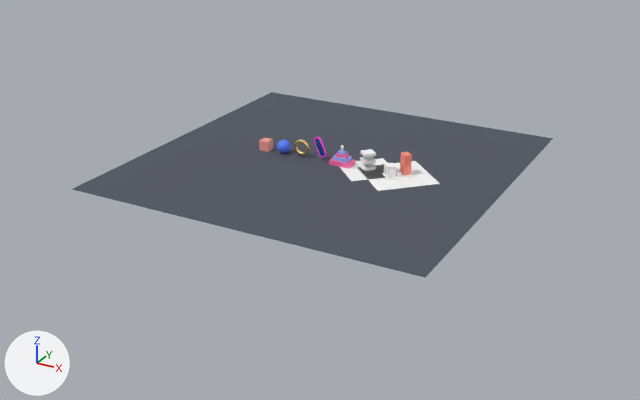
One commit to the Blender file blender/demo.blend: the scene before it, then after it.
Camera for both pictures: a camera (50 mm lens) standing at (50.2, -82.7, 36.4) and looking at (6.5, -3.2, -3.4). The lights are fixed; the arrows at lower left show +X, +Y and +Z. The picture after the commit comes second.

The first picture shows 'Blocks_Sheet', 'Floor' and 17 more.
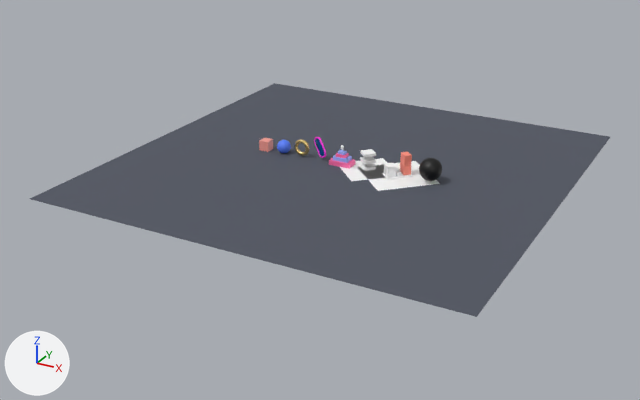
The change, as a list of edits to the scene's bpy script:
```text
Add mat_halo_shade:
    mat_halo_shade = principled_material('Halo_Shade')
    mat_halo_shade.base_color = (0.0, 0.0, 0.0)  # black #000000
Change me_plane:
    used by ob_floor; location = (6.0, 0.0, 0.0)
    remove me_plane.from_pydata(...)  # 4 vertices, 1 face; spans x -20.0..20.0, y -20.0..20.0, z 0.0
    add me_plane.from_pydata(...)  # 4 vertices, 1 face; spans x -24.0..24.0, y -24.0..24.0, z 0.0
    me_plane part 1
    me_plane.vertices[0].co: (-20.0, -20.0, 0.0) -> (-24.0, -24.0, 0.0)  # pixel (71, 189) -> pixel (29, 198)
    me_plane.vertices[1].co: (20.0, -20.0, 0.0) -> (24.0, -24.0, 0.0)  # pixel (425, 277) -> pixel (476, 316)
    me_plane.vertices[2].co: (-20.0, 20.0, 0.0) -> (-24.0, 24.0, 0.0)  # pixel (271, 92) -> pixel (274, 83)
    me_plane.vertices[3].co: (20.0, 20.0, 0.0) -> (24.0, 24.0, 0.0)  # pixel (553, 138) -> pixel (610, 136)
Add me_sphere_001:
    me_sphere_001.from_pydata(...)  # 1106 vertices, 1152 faces; spans x -1.23..1.23, y -1.23..1.23, z -1.23..1.23
    me_sphere_001.polygons.foreach_set('use_smooth', [True] * 1152)
    me_sphere_001.materials.append(mat_halo_shade)  # black #000000
Change ob_floor:
    ob_floor.location: (6.0, 0.0, 0.0) -> (8.0, 0.0, 0.0)
Add ob_halo_shade:
    ob_halo_shade = bpy.data.objects.new('Halo_Shade', me_sphere_001)
    ob_halo_shade.parent = ob_halo
    ob_halo_shade.location = (0.0, 0.0, 0.0)
Add ob_halo:
    ob_halo = bpy.data.objects.new('Halo', None)
    ob_halo.location = (18.2, 0.0, 1.45)
```

Where the change shows, as pixel boxes (x1, y1, x2, y2) in the pictures (640 x 400 px):
'Floor', reshaped, moved (21% wider, 26% taller)
    before: (72, 92, 553, 278)
    after: (30, 83, 610, 317)
'Halo_Shade', added (black)
    after: (419, 158, 442, 181)
